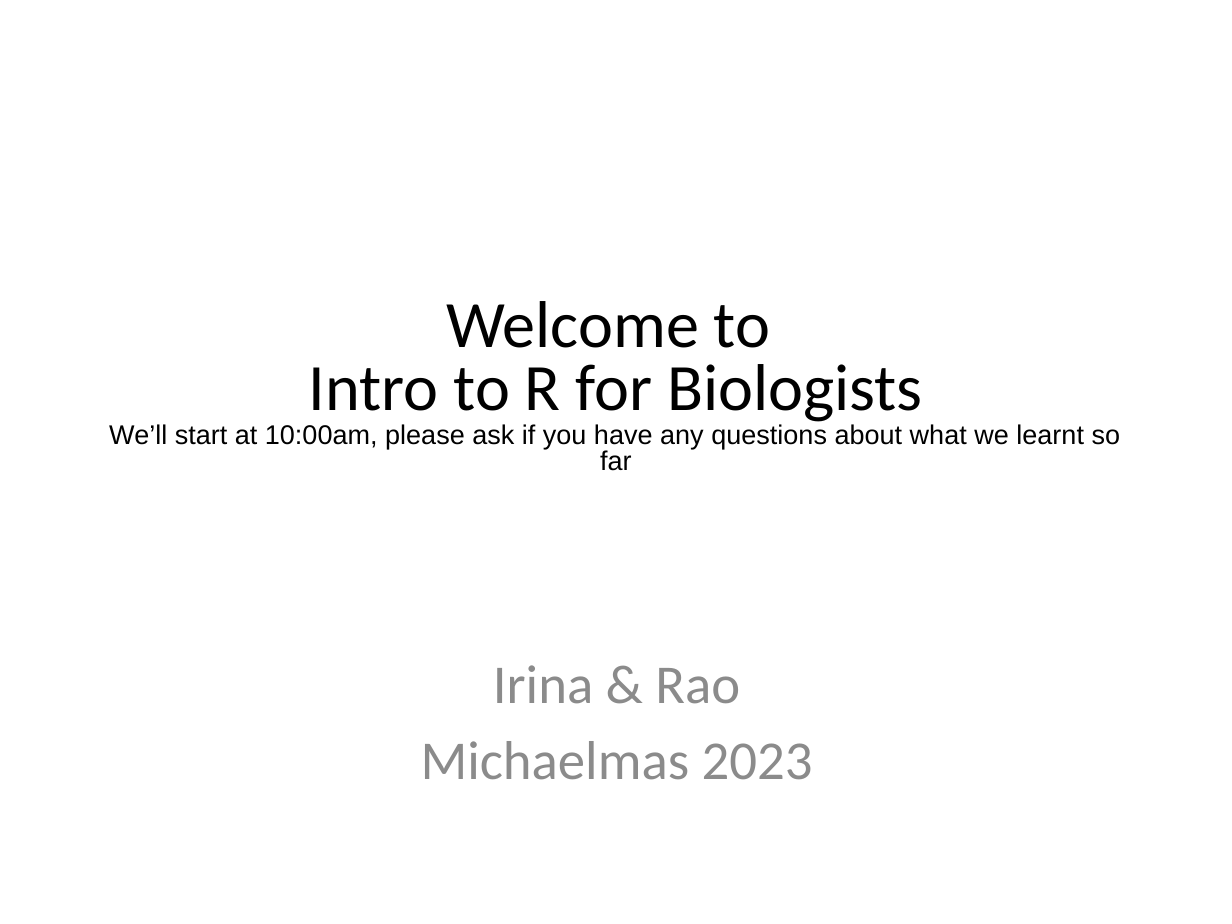
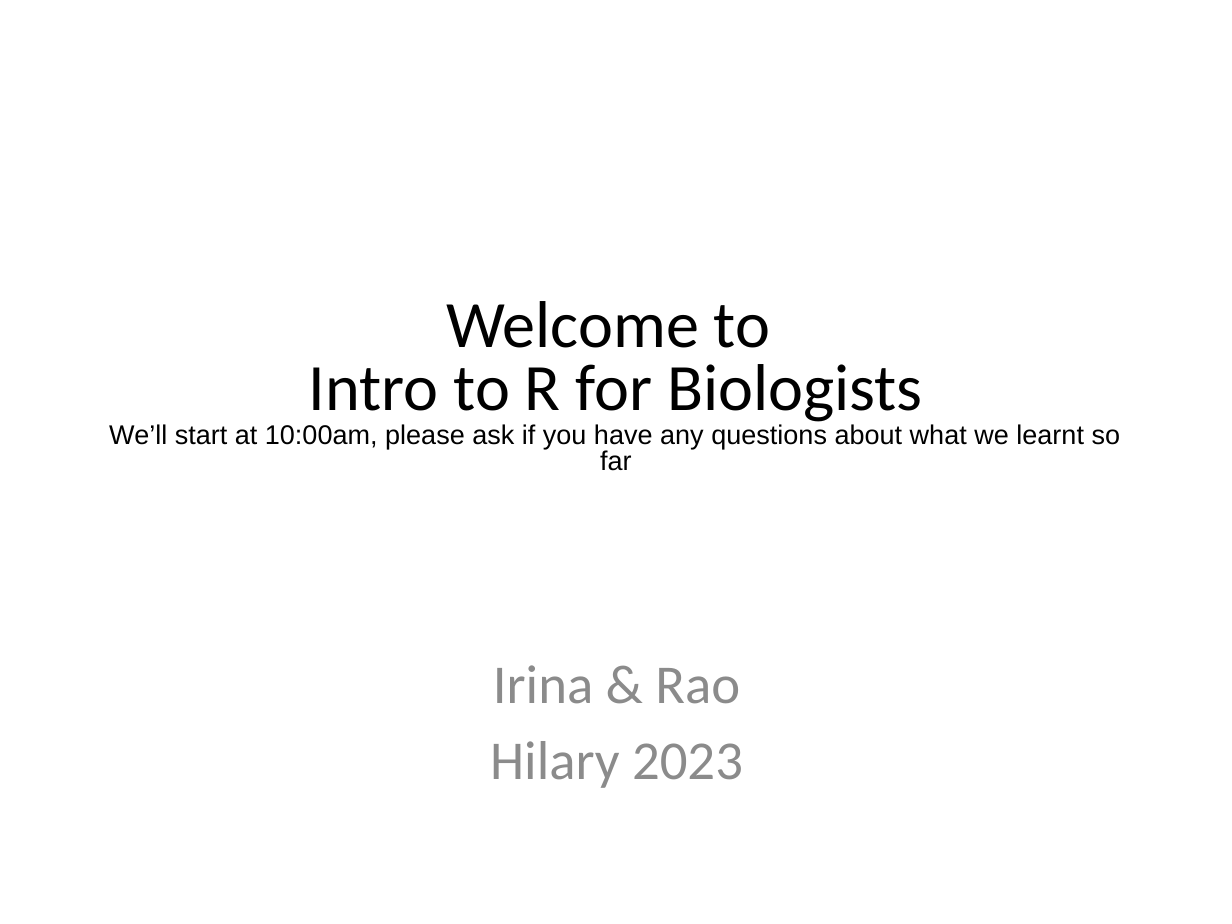
Before and after one commit to sraorao/MSD_R_course_HT2024, a slide deck: slide 1 of powerpoint/Session2.pptx. Drawn at 1232x924 pixels with LibreOffice and Linux fonts; fonts in the diff are those of the drawing. Boxes give left, top, right and bottom in pixels: in the first picture for what was removed or moved away, otherwise in the second. Text is boxed around its words. In the diff, an @@ line names an element or a change of style, - is before the commit and + after.

```diff
--- a/powerpoint/Session2.pptx
+++ b/powerpoint/Session2.pptx
@@ text at [490,741,743,788]: text changed @@
-Michaelmas 2023
+Hilary 2023
```
Also in this commit, not shown: 5 other slides changed, 9 other files.
